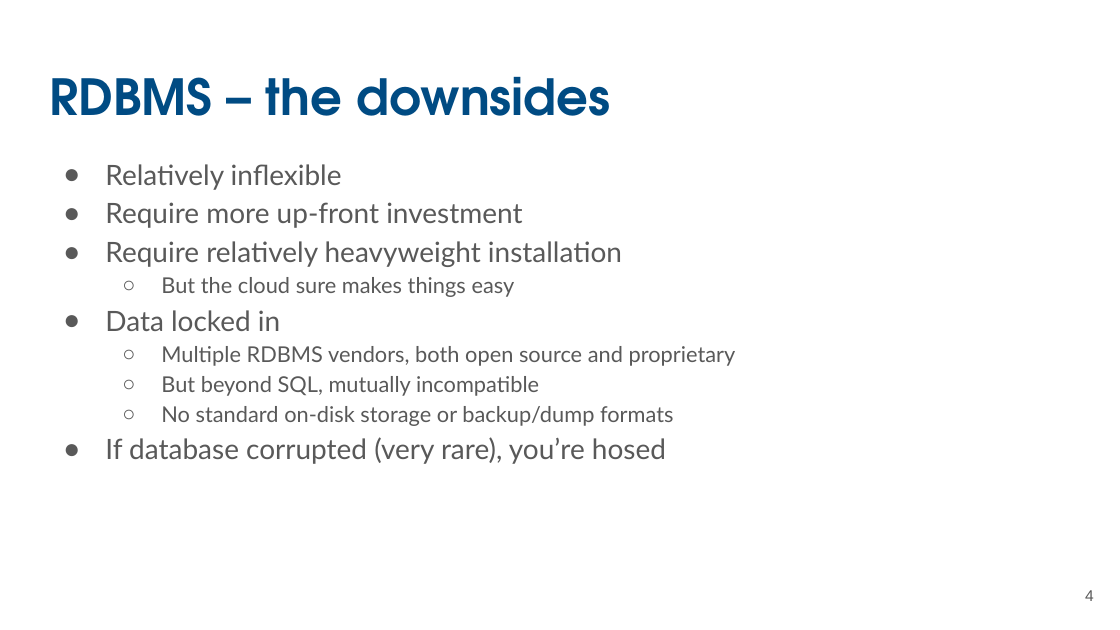
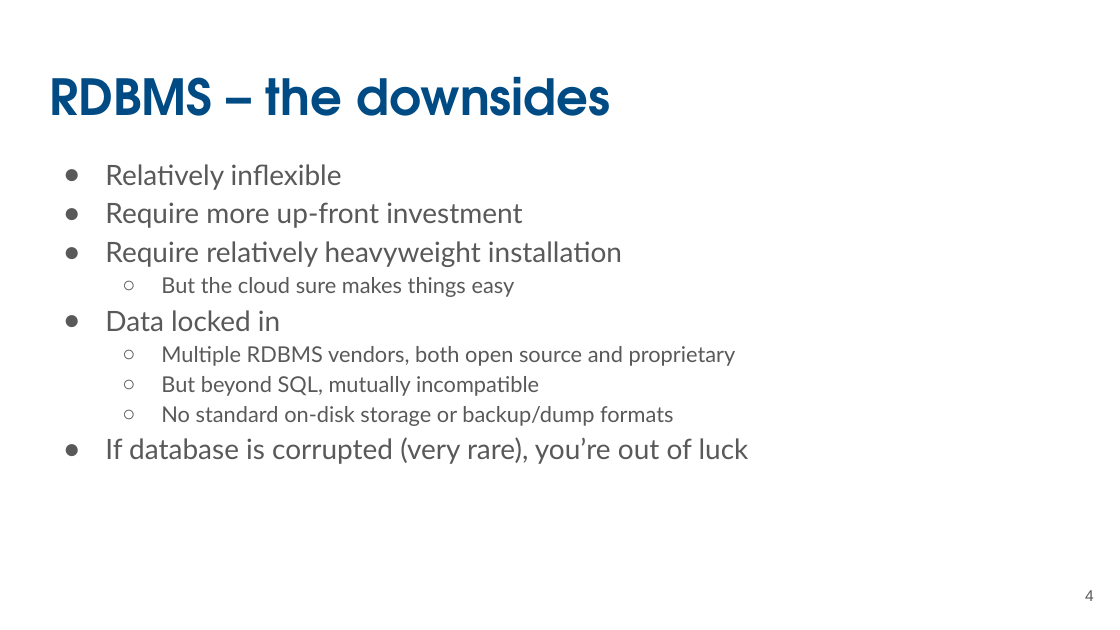
Before and after one commit to UCSB-Library-Research-Data-Services/bren-eds213, a slide deck: slide 4 of modules/week01/slides-01.pptx. Drawn at 1120x630 pixels with LibreOffice and Linux fonts; fonts in the diff are those of the drawing. Boxes give left, top, right and bottom in pixels: in the first picture for what was removed or moved away, otherwise in the second. Text is boxed around its words. In the diff, an @@ line names an element or a change of style, - is before the commit and + after.

Commit message:
Upload revised slides

```diff
--- a/modules/week01/slides-01.pptx
+++ b/modules/week01/slides-01.pptx
@@ text at (x1=105, y1=437, x2=749, y2=464): text changed @@
-● If database corrupted (very rare), you’re hosed
+● If database is corrupted (very rare), you’re out of luck
```
Also in this commit, not shown: 5 other slides changed, 3 slides added.
